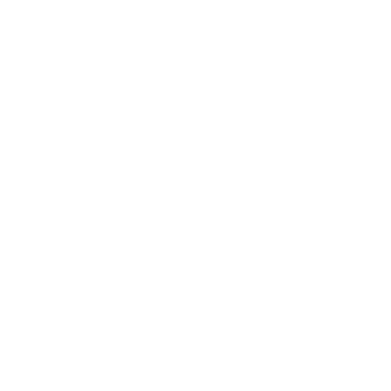
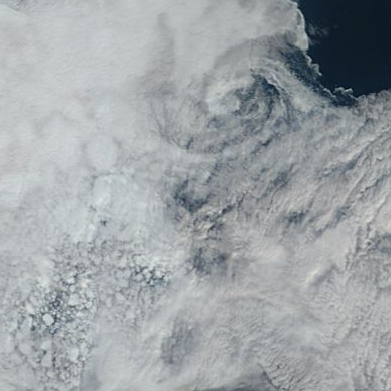
Layer changes from the first 391 x 391 image to the second:
added layer "245_greenland_sea_100km_20030807.terra.truecolor.250m" above "Background" over (0, 0, 391, 391)
